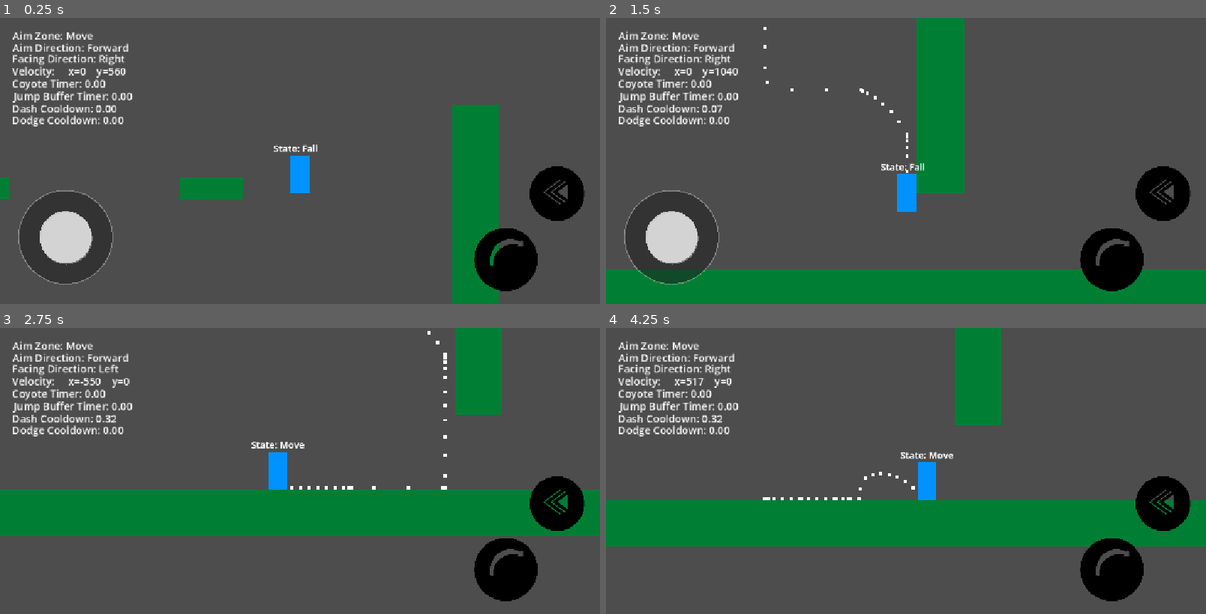
Above: before the commit, frames 1-4 (two rows, left to right).
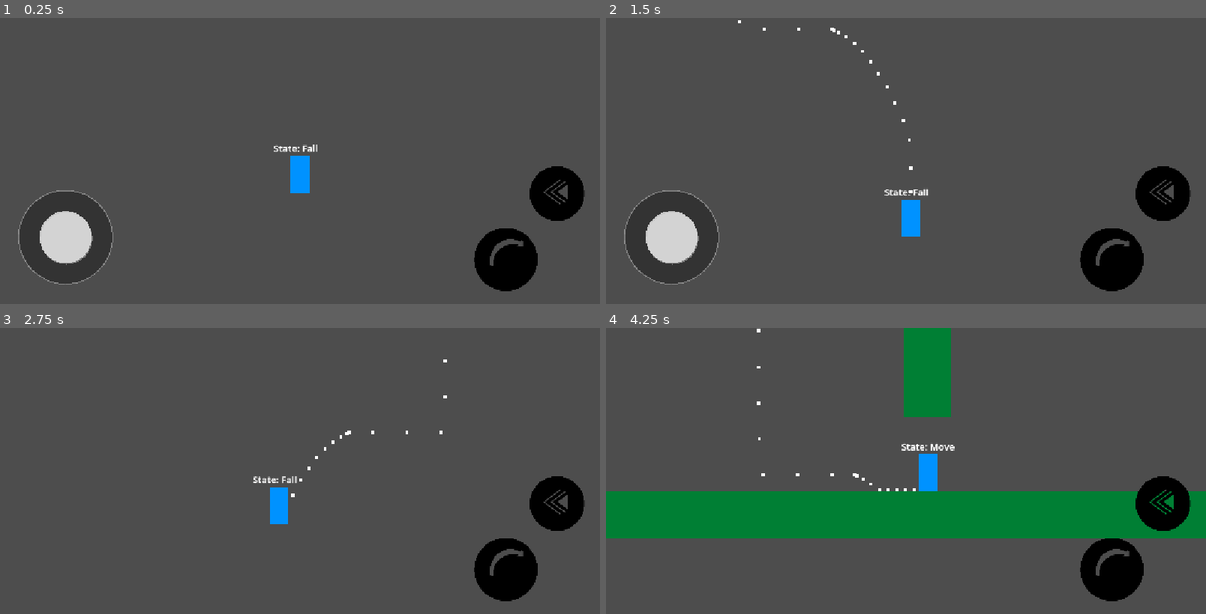
Above: after the commit, the same moments.

Repository: Mrdarx444/Veinbreaker
Game: Godot game, scene res://source/test/world.tscn
Two runs of this game, one before a commit and one after it. Both use one fixed random seed, a clock stepped at 60 frames per second and the inputs below.
Inputs (mouse positions are in pixels of both pictures, inside the frame that each line leads up to):
- Up to frame 1 (0.25 s): no input
- Up to frame 2 (1.5 s): tap Enter at 0.5 s; move the mouse to (1038, 146) at 0.52 s; hold D (Right) 0.53-1.25 s; tap Shift (Dash) at 0.6 s; click (1038, 146) at 0.67 s; tap Space (Jump) at 0.77 s; drag from (786, 175) to (876, 218) at 1.27 s
- Up to frame 3 (2.75 s): move the mouse to (360, 408) at 2.02 s; hold A (Left) from 2.03 s (still down); tap Shift (Dash) at 2.1 s
- Up to frame 4 (4.25 s): release A (Left) at 2.75 s; drag from (876, 528) to (726, 428) at 2.77 s; move the mouse to (1086, 513) at 3.52 s; hold D (Right) from 3.53 s (still down); tap Shift (Dash) at 3.6 s; tap Space (Jump) at 3.77 s

The runs differ from the first frame. In frame 1, 7.8% of the frame differs, in the area x 0-84%, y 4-100%; in frame 2, 19%; in frame 3, 21%, in the area x 0-100%, y 0-73%; in frame 4, 13%.

Commit message:
Add Big Fall Stunning

Diff:
--- a/source/scripts/Player/States/fall_state.gd
+++ b/source/scripts/Player/States/fall_state.gd
@@ -1,6 +1,7 @@
 extends PlayerState
 
 var forced_fall: bool = false
+var is_big_fall: bool = false
 
 func physics_update(delta: float, state_owner: Node2D, state_machine: StateMachine) -> void:
 	var player: Player = state_owner
@@ -20,6 +21,8 @@
 	super.movement_handle(delta, player)
 	if forced_fall:
 		player.velocity.x = 0
+	if player.velocity.y >= player.max_fall_speed:
+		is_big_fall = true
 
 func gravity_handle(delta: float, player: Player):
 	if !player.is_on_floor():
@@ -33,6 +36,8 @@
 
 func get_next_state(player: Player) -> StringName:
 	if player.is_on_floor():
+		if is_big_fall:
+			return &"Stunned"
 		if player.joystick.move_direction != 0 and player.can_move:
 			return &"Move"
 		else :
@@ -66,3 +71,4 @@
 
 func exit(state_owner: Node2D, state_machine: StateMachine) -> void:
 	forced_fall = false
+	is_big_fall = false
--- a/source/scripts/Player/States/stunned_state.gd
+++ b/source/scripts/Player/States/stunned_state.gd
@@ -11,6 +11,9 @@
 	match state_machine.previus_state.name:
 		&"Dodge":
 			player.stunning_timer.wait_time = player.dodge_stunning_time
+		&"Fall":
+			player.stunning_timer.wait_time = player.big_fall_stunning_time
+			player.can_move = false
 		_:
 			player.stunning_timer.wait_time = player.default_stunning_time
 
@@ -28,7 +31,14 @@
 func get_next_state(player: Player) -> StringName:
 	if player.stunning_timer.is_stopped():
 		if player.is_on_floor():
-			return &"Idle"
+			if player.joystick.move_direction != 0 and player.can_move:
+				return &"Move"
+			else :
+				return &"Idle"
 		else :
 			return &"Fall"
 	return &""
+
+func exit(state_owner: Node2D, state_machine: StateMachine) -> void:
+	var player: Player = state_owner as Player
+	player.can_move = true
--- a/source/scripts/Player/player.gd
+++ b/source/scripts/Player/player.gd
@@ -25,7 +25,7 @@
 @export var wall_slide_initial_velocity: float = 120.0
 @export var wall_jump_velocity_x: float = 900.0
 @export var wall_slide_max_gravity: float = gravity * 0.25
-@export var wall_slide_forced_fall_gravity: float = gravity * 0.55
+@export var wall_slide_forced_fall_gravity: float = gravity * 0.5
 var is_wall_sliding: bool = false
 @export_subgroup("Dash")
 @export var is_dashing: bool = true
@@ -44,6 +44,7 @@
 @export var default_stunning_time: float = 0.4
 @export var default_stunning_friction: float = speed * 24
 @export var dodge_stunning_time: float = 0.18
+@export var big_fall_stunning_time: float = 0.6
 
 @export_category("Basic Abilities")
 @export var can_move: bool = true
@@ -76,7 +77,7 @@
 @onready var stunning_timer: Timer = $Timers/StunningTimer
 
 # Debugging
-const DEBUG_MODE: bool = true
+const DEBUG_MODE: bool = false
 @onready var debug_labels_container: Control = $HUD/Debug
 @onready var zone_label: Label = $HUD/Debug/Zone
 @onready var direction_label: Label = $HUD/Debug/Direction
--- a/source/test/world.tscn
+++ b/source/test/world.tscn
@@ -50,7 +50,7 @@
 shape = SubResource("RectangleShape2D_v5nji")
 
 [node name="Player" parent="." unique_id=1568325260 instance=ExtResource("1_4loxo")]
-position = Vector2(2481, -691)
+position = Vector2(2502, -4217)
 
 [node name="Wall1" type="StaticBody2D" parent="." unique_id=718185708]
 position = Vector2(768, -95)
